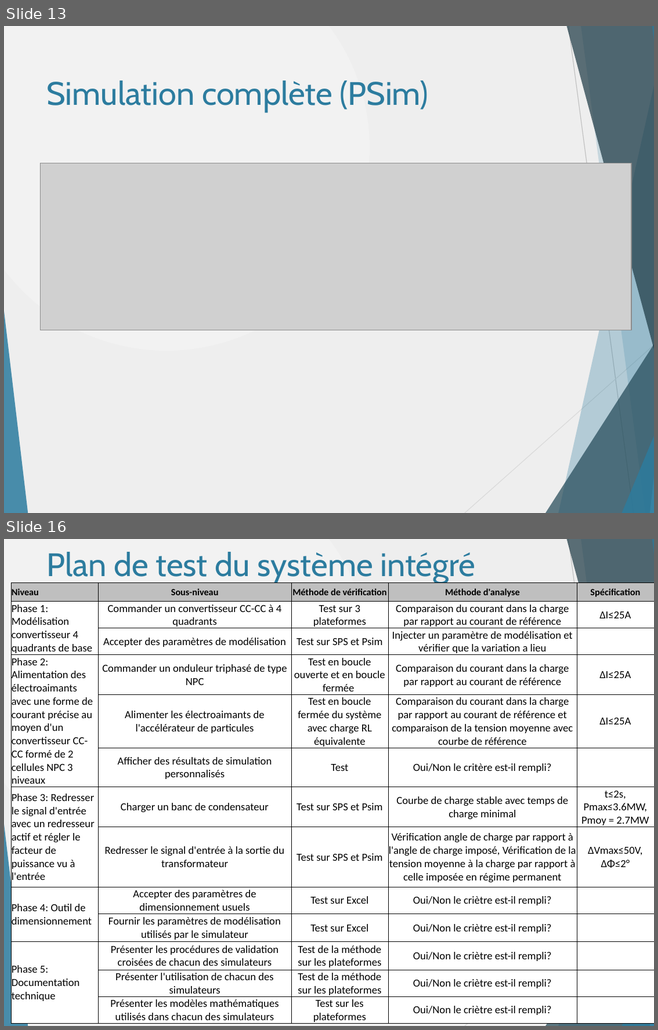
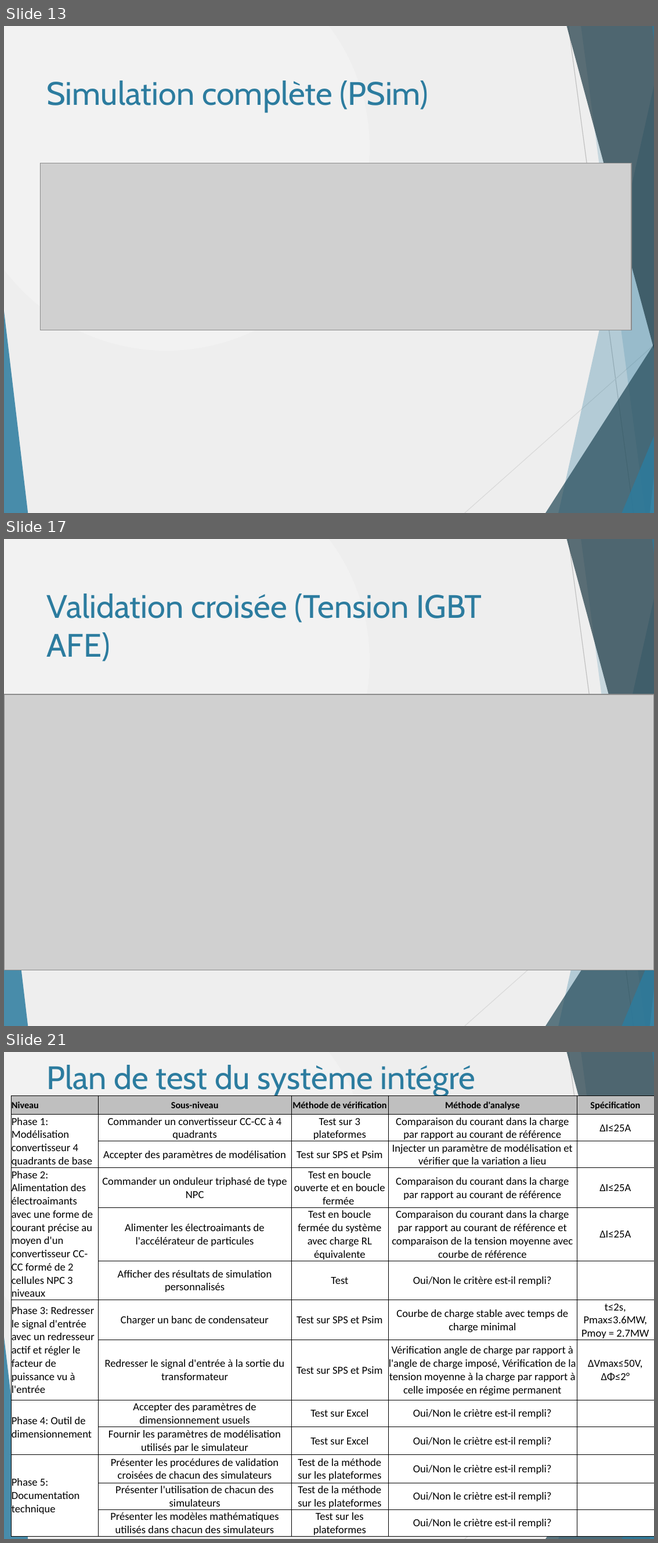
Before and after one commit to danthib76/DesignIV, a slide deck: Remise/Remise 4/RAF.pptx. Shown one above the other, each under a label of ours: slides 13 and 16 before the commit, slides 13, 17 and 21 after it; the slides between them are not shown. The pictures are 658x1030 and 658x1543 pixels, drawn with LibreOffice and Linux fonts; fonts in the diff are those of the drawing; grey boxes stand for pictures. Boxes give left, top, right and bottom in pixels: in the first picture for what was removed or moved away, otherwise in the second. Text is boxed around its words. In the diff, an @@ line names an element or a change of style, - is before the commit and + after.

```diff
--- a/Remise/Remise 4/RAF.pptx
+++ b/Remise/Remise 4/RAF.pptx
@@ slide 17 added at (4, 539, 654, 1026), background gradient #F2F2F2 to #EEEEEE; not listed: 10 template elements that a slide beside it also shows @@
@@ title added at (46, 594, 482, 661), 36 pt, text #2C7C9F @@
+Validation croisée (Tension IGBT AFE)
@@ picture added at (4, 694, 654, 971) @@
@@ what was slide 16 is now slide 21 @@
```
Also in this commit, not shown: 3 slides changed, 4 other slides added.
